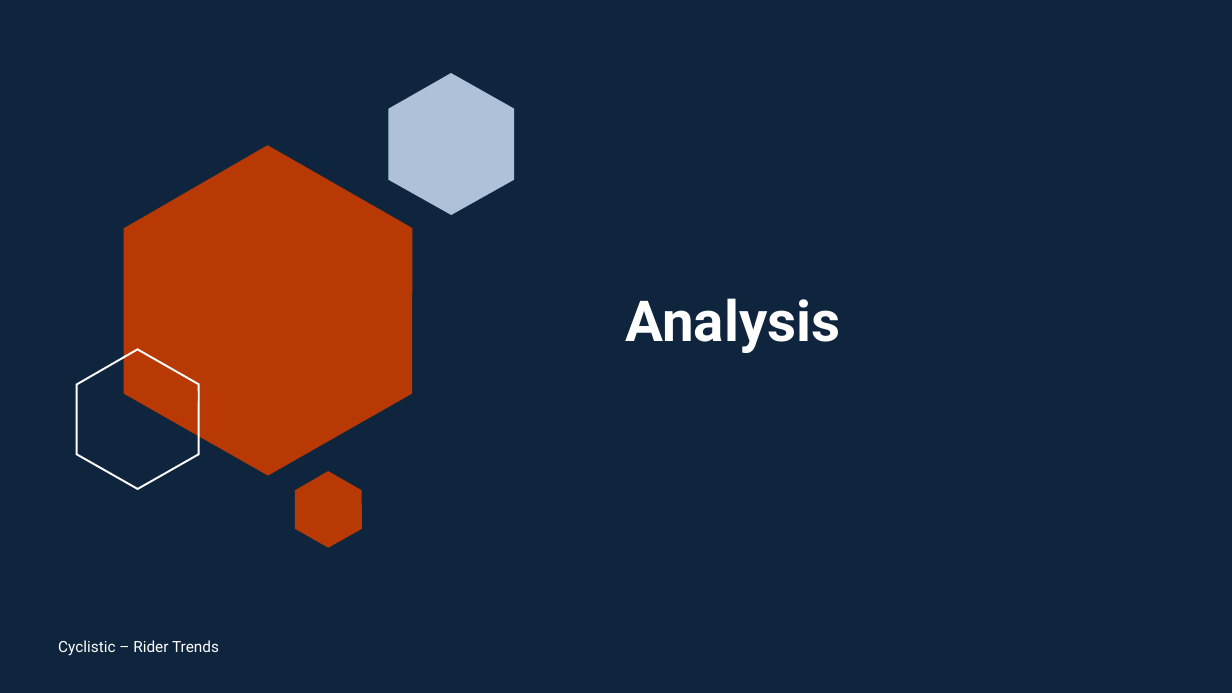
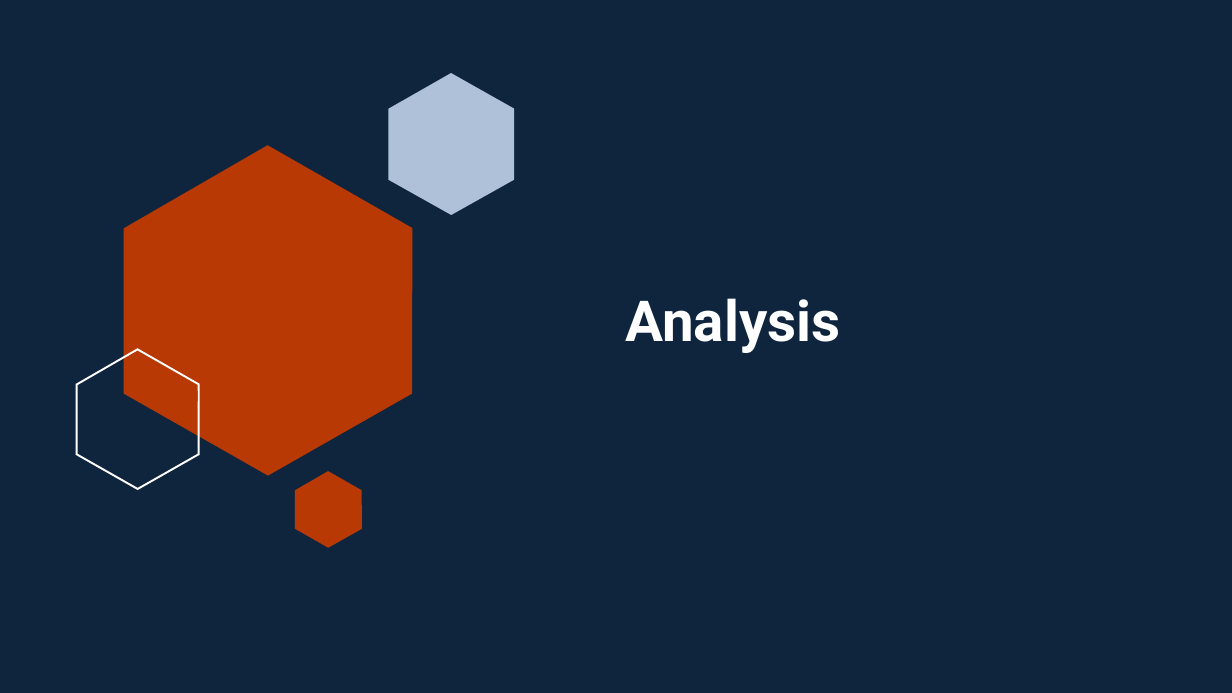
Before and after one commit to analusis/analusis.github.io, a slide deck: slide 4 of downloads/2023-04-02-gda-cs1/CyclisticRiderTrends.pptx. Drawn at 1232x693 pixels with LibreOffice and Linux fonts; fonts in the diff are those of the drawing. Boxes give left, top, right and bottom in pixels: in the first picture for what was removed or moved away, otherwise in the second. Text is boxed around its words. In the diff, an @@ line names an element or a change of style, - is before the commit and + after.

```diff
--- a/downloads/2023-04-02-gda-cs1/CyclisticRiderTrends.pptx
+++ b/downloads/2023-04-02-gda-cs1/CyclisticRiderTrends.pptx
@@ text removed at (x1=58, y1=640, x2=219, y2=656) @@
-Cyclistic – Rider Trends
```
Also in this commit, not shown: 13 other slides changed.
